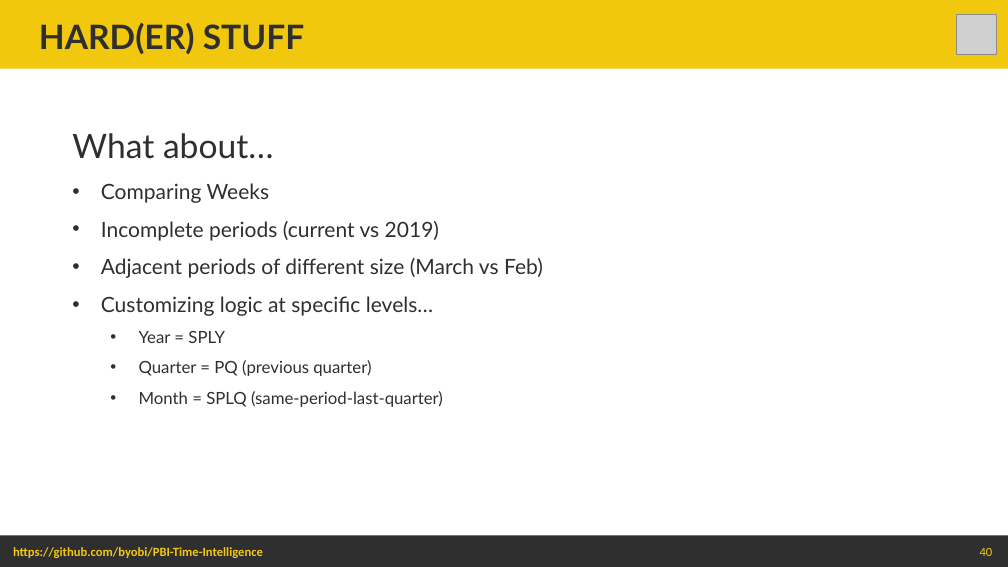
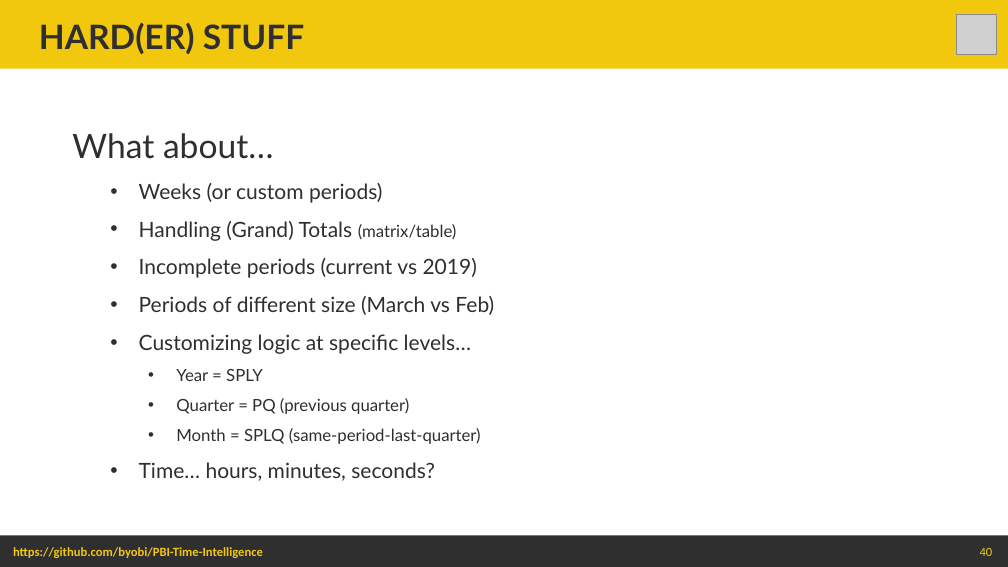
Before and after one commit to byobi/PBI-Time-Intelligence, a slide deck: slide 40 of Power BI Time Intelligence - Beyond the Basics.pptx. Drawn at 1008x567 pixels with LibreOffice and Linux fonts; fonts in the diff are those of the drawing; grey boxes stand for pictures. Boxes give left, top, right and bottom in pixels: in the first picture for what was removed or moved away, otherwise in the second. Text is boxed around its words. In the diff, an @@ line names an element or a change of style, - is before the commit and + after.

```diff
--- a/Power BI Time Intelligence - Beyond the Basics.pptx
+++ b/Power BI Time Intelligence - Beyond the Basics.pptx
@@ text at <box>139,183,457,241</box>: text changed @@
-• Comparing Weeks
+  • Weeks (or custom periods)
+  • Handling (Grand) Totals (matrix/table)
@@ text at <box>139,258,481,444</box>: list level 1 to 2 in "Incomplete periods (current vs 2019)"; list level 1 to 2 in "Customizing logic at specific levels…"; list level 2 to 3 in "Year = SPLY"; list level 2 to 3 in "Quarter = PQ (previous quarter)"; list level 2 to 3 in "Month = SPLQ (same-period-last-quarter)" @@
@@ text at <box>139,296,494,315</box>: text changed @@
-• Adjacent periods of different size (March vs Feb)
+  • Periods of different size (March vs Feb)
@@ text at <box>139,462,435,481</box>: paragraph added @@
+  • Time… hours, minutes, seconds?
```
Also in this commit, not shown: 7 other slides changed, 2 slides added, 2 slides removed, 15 other files.
